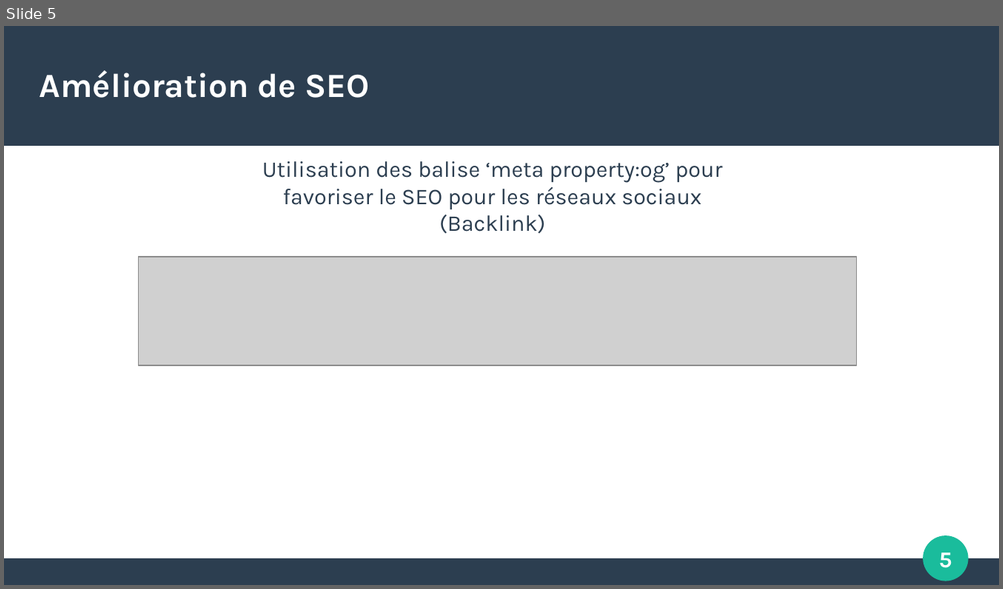
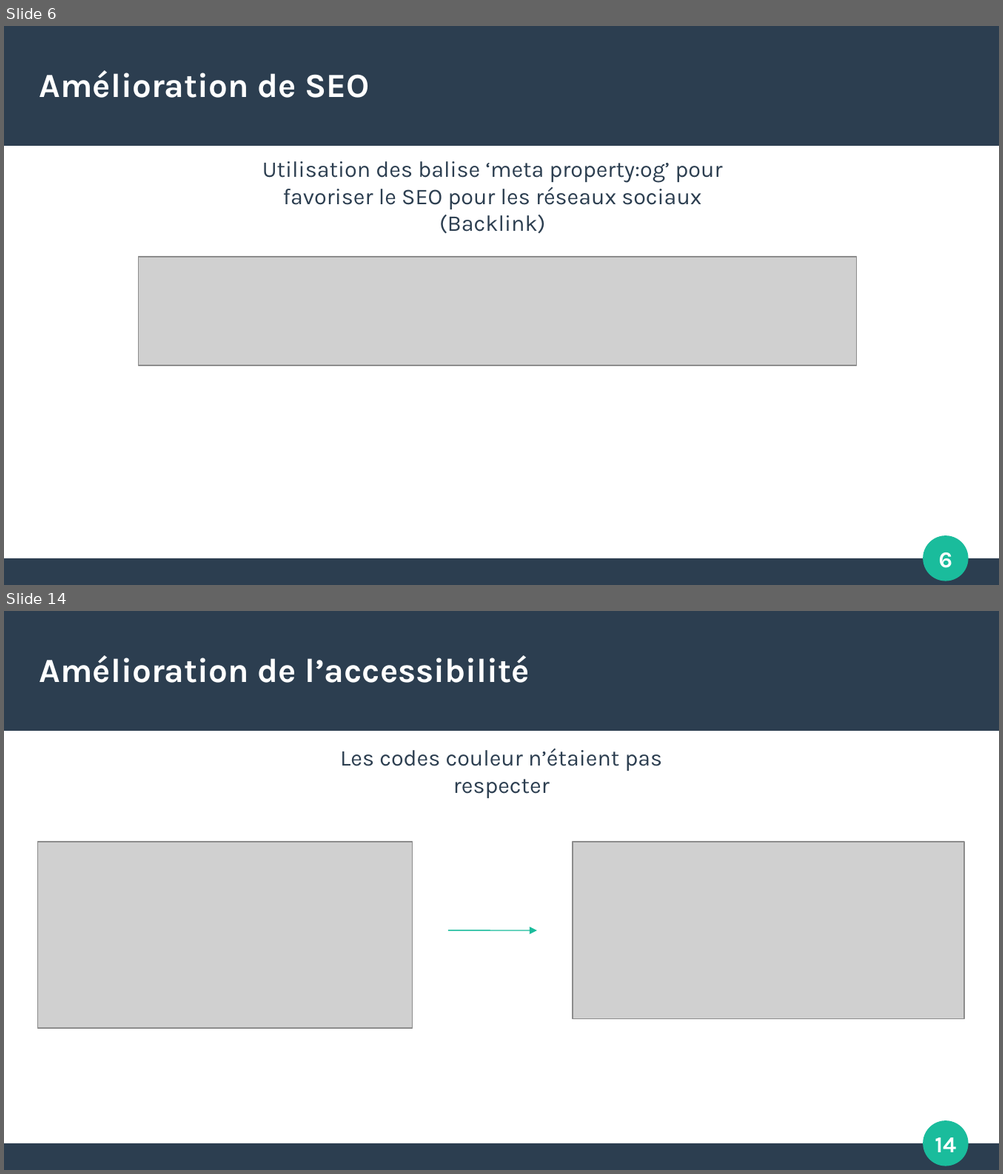
Before and after one commit to pigloo63/Projet4OPC, a slide deck: Docs/Rapport d'optimisation.odp. Shown one above the other, each under a label of ours: slide 5 before the commit, slides 6 and 14 after it; the slides between them are not shown. The pictures are 1003x589 and 1003x1174 pixels, drawn with LibreOffice and Linux fonts; fonts in the diff are those of the drawing; grey boxes stand for pictures. Boxes give left, top, right and bottom in pixels: in the first picture for what was removed or moved away, otherwise in the second. Text is boxed around its words. In the diff, an @@ line names an element or a change of style, - is before the commit and + after.

```diff
--- a/Docs/Rapport d'optimisation.odp
+++ b/Docs/Rapport d'optimisation.odp
@@ slide 14 added at bbox=[4, 611, 999, 1170], background #FFFFFF; not listed: 4 template elements that a slide beside it also shows @@
@@ title added at bbox=[40, 655, 529, 683], 27 pt, text #FFFFFF, bold @@
+Amélioration de l’accessibilité
@@ text added at bbox=[340, 749, 663, 798], 18 pt, text #2C3E50 @@
+Les codes couleur n’étaient pas respecter
@@ picture added at bbox=[38, 842, 412, 1029] @@
@@ picture added at bbox=[572, 842, 965, 1019] @@
@@ arrow added from (448, 931) to (538, 931), #1ABC9C 0.85 pt @@
@@ what was slide 5 is now slide 6 @@
@@ page number at bbox=[939, 553, 953, 568]: text changed @@
-5
+6
```
Also in this commit, not shown: 6 slides changed, 8 other slides added, 8 slides removed, 5 other files.
